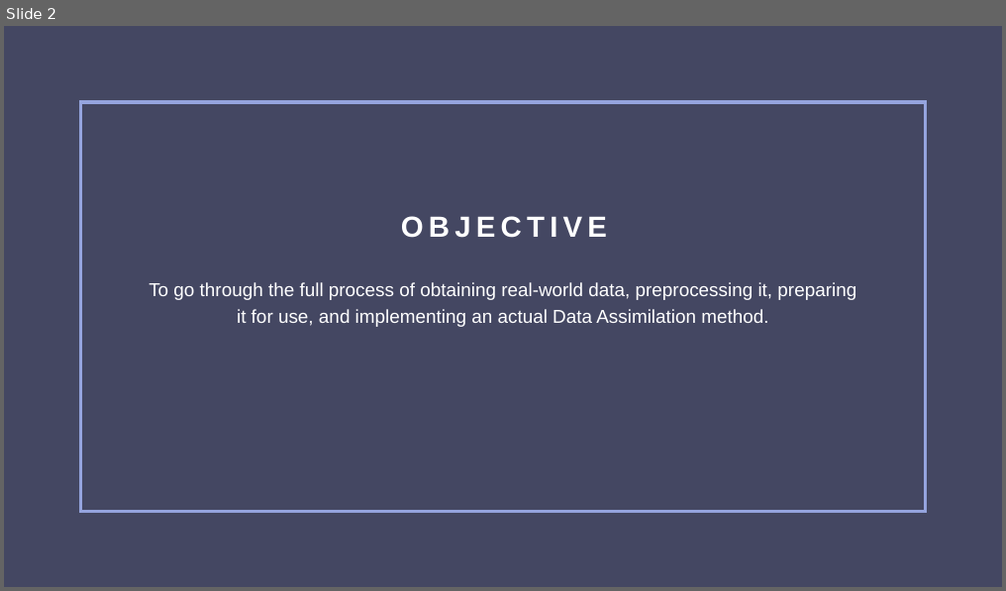
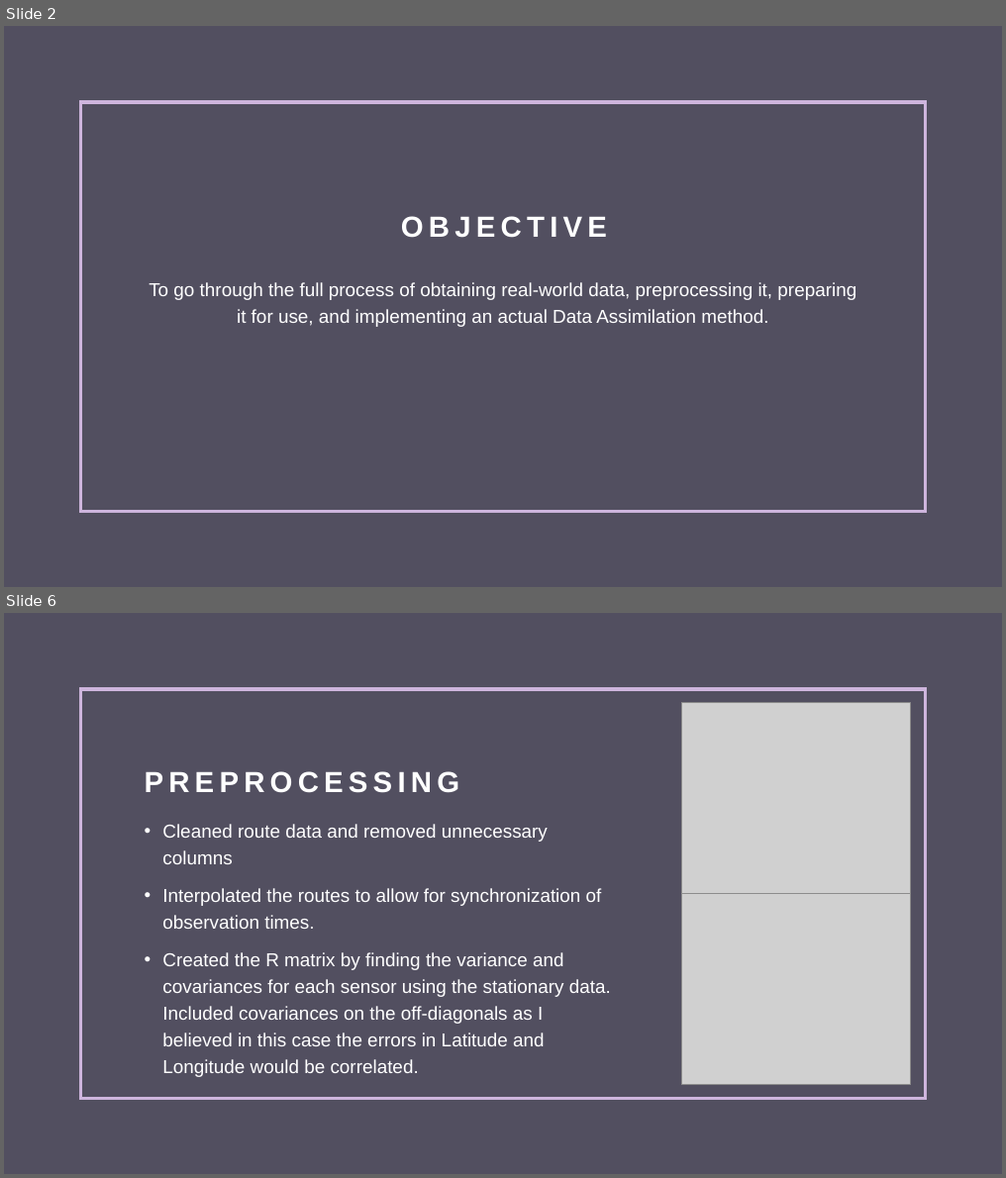
Before and after one commit to MarioShontz/GPS_DA, a slide deck: An Adventure with the Ensemble Kalman Filter.pptx. Shown one above the other, each under a label of ours: slide 2 before the commit, slides 2 and 6 after it; the slides between them are not shown. The pictures are 1006x591 and 1006x1178 pixels, drawn with LibreOffice and Linux fonts; fonts in the diff are those of the drawing; grey boxes stand for pictures. Boxes give left, top, right and bottom in pixels: in the first picture for what was removed or moved away, otherwise in the second. Text is boxed around its words. In the diff, an @@ line names an element or a change of style, - is before the commit and + after.

```diff
--- a/An Adventure with the Ensemble Kalman Filter.pptx
+++ b/An Adventure with the Ensemble Kalman Filter.pptx
@@ slide 6 added at [4, 613, 1002, 1174], background #515060; not listed: 1 template element that a slide beside it also shows @@
@@ picture added at [681, 703, 911, 894] @@
@@ title added at [145, 771, 460, 793], 28 pt, text #FFFFFF, bold @@
+PREPROCESSING
@@ text added at [162, 824, 611, 1077], 18 pt, text #FFFFFF @@
+• Cleaned route data and removed unnecessary columns
+• Interpolated the routes to allow for synchronization of observation times.
+• Created the R matrix by finding the variance and covariances for each sensor using the stationary data. Included covariances on the off-diagonals as I believed in this case the errors in Latitude and Longitude would be correlated.
@@ picture added at [681, 894, 911, 1084] @@
@@ slide 2 changed as well @@
@@ background #444863 to #515060 @@
@@ rectangle at [80, 102, 926, 511]: outline #95A4DE 3 pt to #CEB5DD 3 pt @@
```
Also in this commit, not shown: 2 other slides changed, 6 other slides added, 5 other files.
